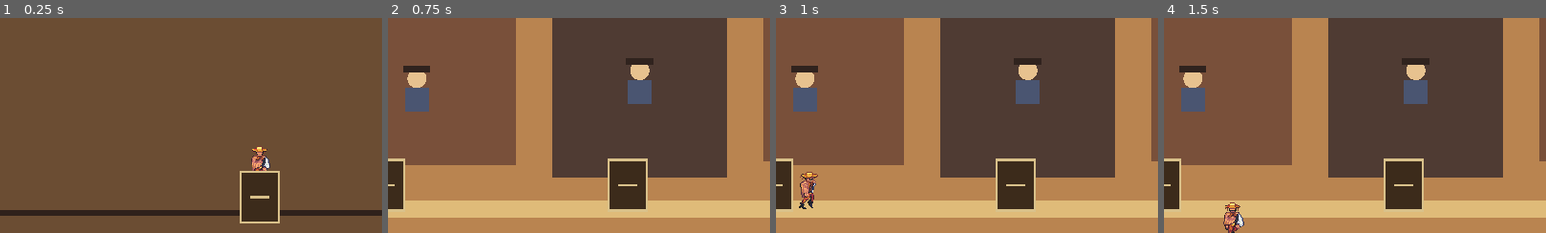
Above: before the commit, frames 1-4 (left to right).
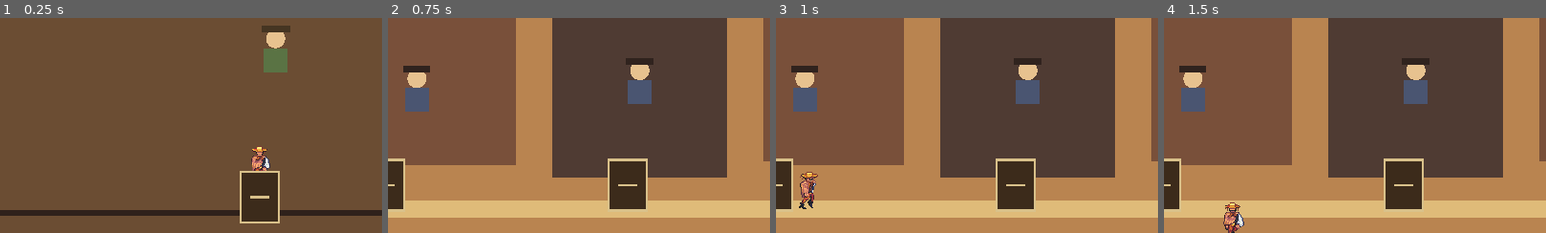
Above: after the commit, the same moments.

Repository: DocDamage/mahjongRPG
Game: Godot game, scene res://src/world/general_store.tscn
Two runs of this game, one before a commit and one after it. Both use one fixed random seed, a clock stepped at 60 frames per second and the inputs below. This scene is started directly instead of the project's main scene.
Inputs (mouse positions are % of the whole screen's width and height, from its top left):
- Up to frame 1 (0.25 s): no input
- Up to frame 2 (0.75 s): tap Enter at 0.5 s; move the mouse to (72, 45) at 0.52 s; hold D (move_right) from 0.53 s (still down); hold E (interact) from 0.53 s (still down); click (72, 45) at 0.67 s
- Up to frame 3 (1 s): keep holding D (move_right); keep holding E (interact); tap Space at 0.77 s
- Up to frame 4 (1.5 s): move the mouse to (30, 55) at 1.27 s; release D (move_right) at 1.28 s; release E (interact) at 1.28 s; hold S (move_down) from 1.28 s (still down); tap R (fish_reel) at 1.35 s
The pictures show only the part of the screen within x 16-66%, y 33-83%; the shares and areas given below are measured in that part.

The runs differ from the first frame. In frame 1, 1.2% of the frame differs, in the area x 68-76%, y 3-26%; in frame 2, nothing differs; in frame 3, nothing differs; in frame 4, nothing differs.

Commit message:
Add direct selling at Dustward general store

Diff:
--- /dev/null
+++ b/src/economy/store_clerk.gd
@@ -0,0 +1,38 @@
+extends "res://src/interaction/world_interactable.gd"
+
+const ShippingService = preload("res://src/economy/shipping_service.gd")
+
+signal feedback(message: String)
+
+var sales = ShippingService.new()
+
+
+func _ready() -> void:
+	interacted.connect(_on_interacted)
+	_load_prices()
+	queue_redraw()
+
+
+func _draw() -> void:
+	draw_circle(Vector2(0, -14), 12.0, Color("e7c28f"))
+	draw_rect(Rect2(-15, -2, 30, 30), Color("5a7344"))
+	draw_rect(Rect2(-18, -30, 36, 8), Color("453522"))
+
+
+func _on_interacted(_actor: Node2D) -> void:
+	var result: Dictionary = sales.ship_all(GameSession.inventory)
+	var items: int = int(result.get("items", 0))
+	var earned: int = int(result.get("earned_cents", 0))
+	if items == 0:
+		feedback.emit("Storekeeper: I buy crops and fish. Your sellable inventory is empty.")
+		return
+	feedback.emit("Storekeeper: Sold %d item(s) for $%.2f." % [items, earned / 100.0])
+
+
+func _load_prices() -> void:
+	var file := FileAccess.open("res://data/items/vertical_slice_items.json", FileAccess.READ)
+	if file == null:
+		return
+	var parsed: Variant = JSON.parse_string(file.get_as_text())
+	if parsed is Dictionary:
+		sales.configure(parsed)
--- a/src/world/general_store.tscn
+++ b/src/world/general_store.tscn
@@ -1,11 +1,15 @@
-[gd_scene load_steps=5 format=3]
+[gd_scene load_steps=6 format=3]
 
 [ext_resource type="Script" path="res://src/world/interior.gd" id="1_interior"]
 [ext_resource type="PackedScene" path="res://src/player/player.tscn" id="2_player"]
 [ext_resource type="Script" path="res://src/world/scene_exit.gd" id="3_exit"]
+[ext_resource type="Script" path="res://src/economy/store_clerk.gd" id="4_clerk"]
 
 [sub_resource type="CircleShape2D" id="ExitShape"]
 radius = 42.0
+
+[sub_resource type="CircleShape2D" id="ClerkShape"]
+radius = 34.0
 
 [node name="GeneralStore" type="Node2D"]
 script = ExtResource("1_interior")
@@ -27,6 +31,16 @@
 [node name="CollisionShape2D" type="CollisionShape2D" parent="Exit"]
 shape = SubResource("ExitShape")
 
+[node name="StoreClerk" type="Area2D" parent="."]
+position = Vector2(500, 220)
+collision_layer = 2
+collision_mask = 0
+script = ExtResource("4_clerk")
+prompt_text = "Sell crops and fish"
+
+[node name="CollisionShape2D" type="CollisionShape2D" parent="StoreClerk"]
+shape = SubResource("ClerkShape")
+
 [node name="HUD" type="CanvasLayer" parent="."]
 [node name="Status" type="Label" parent="HUD"]
 offset_left = 28.0
--- a/src/world/interior.gd
+++ b/src/world/interior.gd
@@ -16,6 +16,9 @@
 	var mabel = get_node_or_null("Mabel")
 	if mabel != null:
 		mabel.feedback.connect(_show_message)
+	var clerk = get_node_or_null("StoreClerk")
+	if clerk != null:
+		clerk.feedback.connect(_show_message)
 	status_label.text = "%s  •  E / A interacts  •  $%.2f" % [location_name, GameSession.inventory.money_cents / 100.0]
 
 
Not shown, added: src/economy/store_clerk.gd.uid
